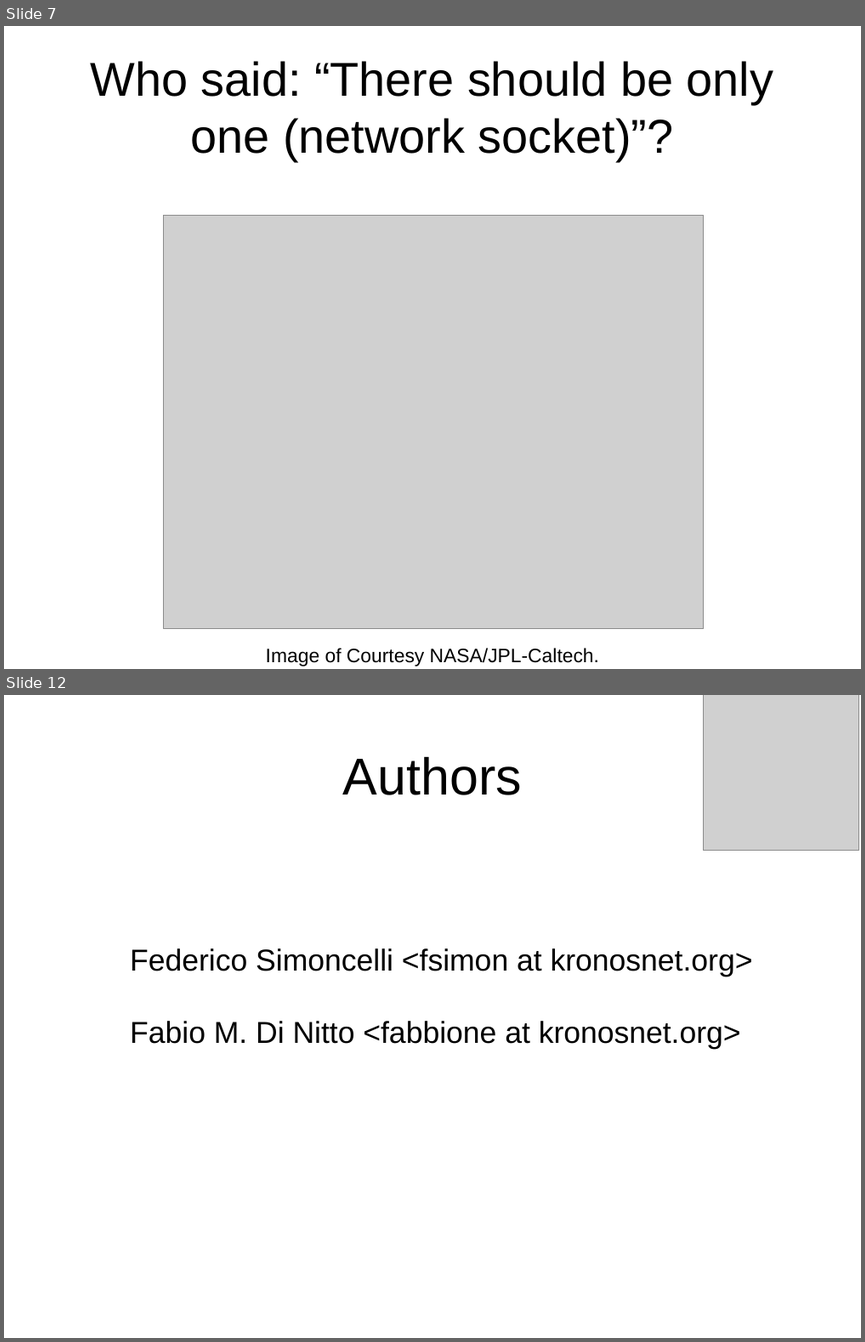
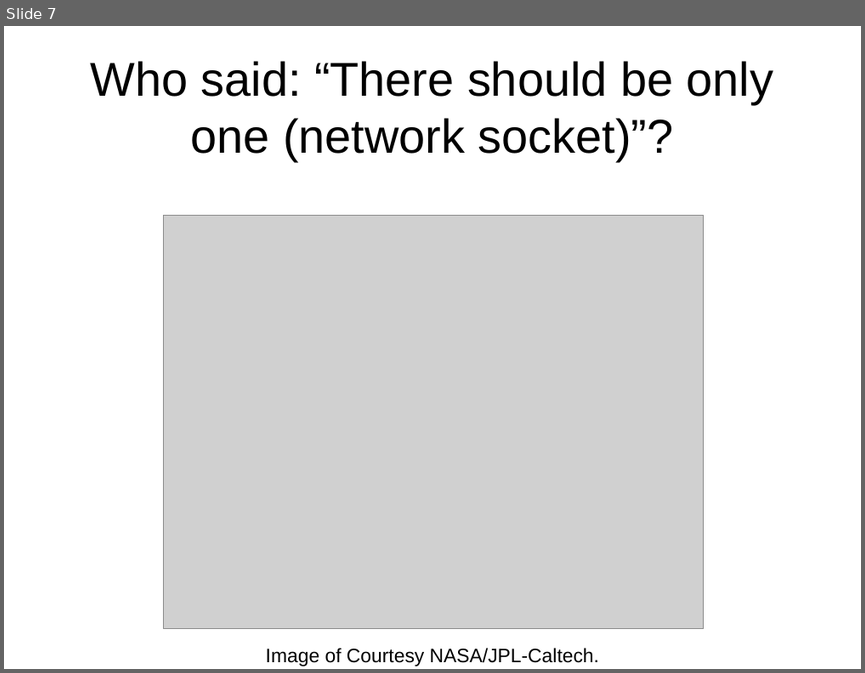
Before and after one commit to kronosnet/kronosnet, a slide deck: docs/kronosnet_architecture.odp. Shown one above the other, each under a label of ours: slides 7 and 12 before the commit, slide 7 after it; the slides between them are not shown. The pictures are 865x1342 and 865x673 pixels, drawn with LibreOffice and Linux fonts; fonts in the diff are those of the drawing; grey boxes stand for pictures. Boxes give left, top, right and bottom in pixels: in the first picture for what was removed or moved away, otherwise in the second. Text is boxed around its words. In the diff, an @@ line names an element or a change of style, - is before the commit and + after.

```diff
--- a/docs/kronosnet_architecture.odp
+++ b/docs/kronosnet_architecture.odp
@@ slide 12 removed at box(4, 695, 861, 1338), background #FFFFFF @@
@@ picture removed at box(704, 695, 859, 851) @@
@@ title removed at box(343, 756, 522, 795) @@
-Authors
@@ text removed at box(130, 948, 753, 1049) @@
-Federico Simoncelli <fsimon at kronosnet.org>
-Fabio M. Di Nitto <fabbione at kronosnet.org>
```
Also in this commit, not shown: 7 slides changed, 1 slide added.
